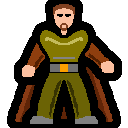
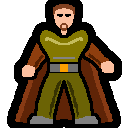
Layer changes from the first (128, 128) image to the second:
moved "cloak shadow #1" above "cloak edge", painted on it over [22,13,111,128]
moved "body shadow #2" below "cloak", painted on it over [22,13,111,128]
